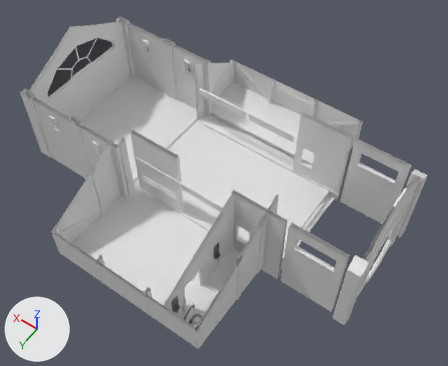
The Blender file Assets/KoboldKare/Models/PlayerHome/PlayerHouse.blend as it was, and as the next commit left it.
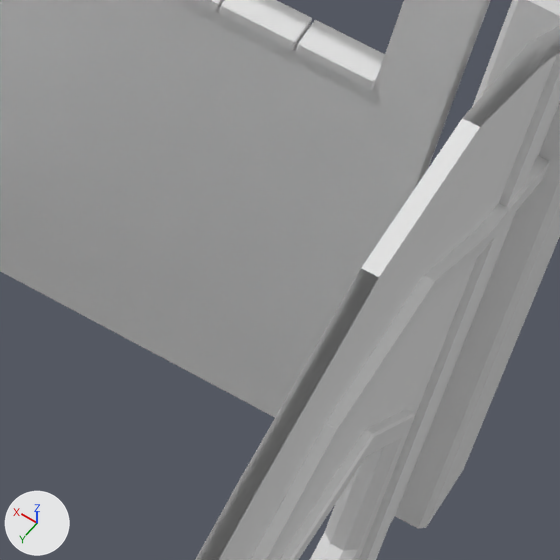
The first picture shows the older version from a 50 mm lens placed at (-19.1, 22.4, 35.2), pointed at (-4.2, 1.5, 2.5). The close-ups show both versions on the part from 78% to 93% of the width and 47% to 66% of the height of that picture; other places that the commit changed are outside them. The axes (+X, +Y, +Z) are drawn at lower left. The lights are the same throughout.

In view in the first close-up: 'Concrete', 'Stone', 'Wood'.
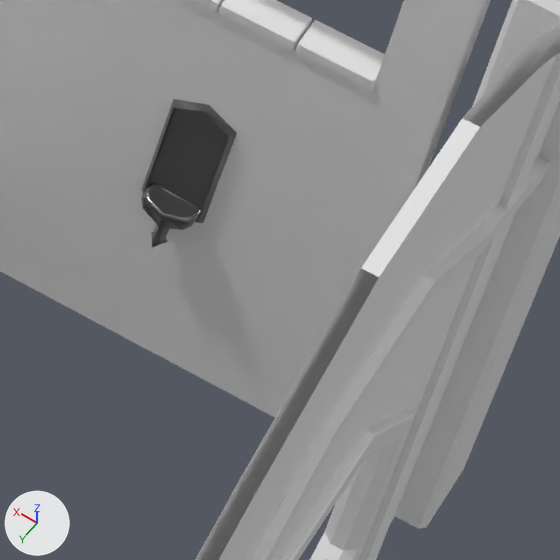
What differs and where, as boxes (x1, y1, x2, y2) in the close-ups (560 x 560 px):
'Metal', reshaped (not visible before)
    after: (141, 99, 237, 247)
part 1 of me_cube_019_cube_008, added (black)
    after: (141, 183, 200, 230)
part 2 of me_cube_019_cube_008, added
    after: (151, 225, 169, 247)
part 3 of me_cube_019_cube_008, added (black)
    after: (141, 99, 237, 223)

The edits, one by one:
me_cube_019_cube_008 has 708 vertices, 642 faces and spans x -1.15..1.11, y -0.48..2.44, z -5.22..-0.06.
me_cube_019_cube_008 is used by ob_metal; location (-7.887, 5.604, 0.47); rotation (1.571, 0.0, 0.0), in degrees (90, 0, 0).
me_cube_019_cube_008 part 1: the loose piece of 31 vertices spanning x 0.85..1.1, y 0.98..1.22, z -0.57..-0.11 is copied, and the copy is turned -90 degrees about the y axis through its middle, then moved by (-5.63, -0.12, 9.63); it spans x -4.89..-4.42, y 0.87..1.11, z 9.16..9.41.
me_cube_019_cube_008 part 2: the loose piece of 13 vertices spanning x 0.92..1.05, y 0.63..1.03, z -0.41..-0.26 is copied, and the copy is turned -90 degrees about the y axis through its middle, then moved by (-5.63, -0.12, 9.64); it spans x -4.73..-4.57, y 0.52..0.92, z 9.23..9.36.
me_cube_019_cube_008 part 3: the loose piece of 18 vertices spanning x 1.06..1.11, y 0.9..2.44, z -0.62..-0.06 is copied, and the copy is multiplied about its middle by the matrix ((0.0, -0.03, -1.0), (0.0, 1.0, -0.03), (1.0, 0.0, 0.0)), then moved by (-5.75, -0.12, 9.73); it spans x -4.97..-4.37, y 0.79..2.33, z 9.37..9.42.
